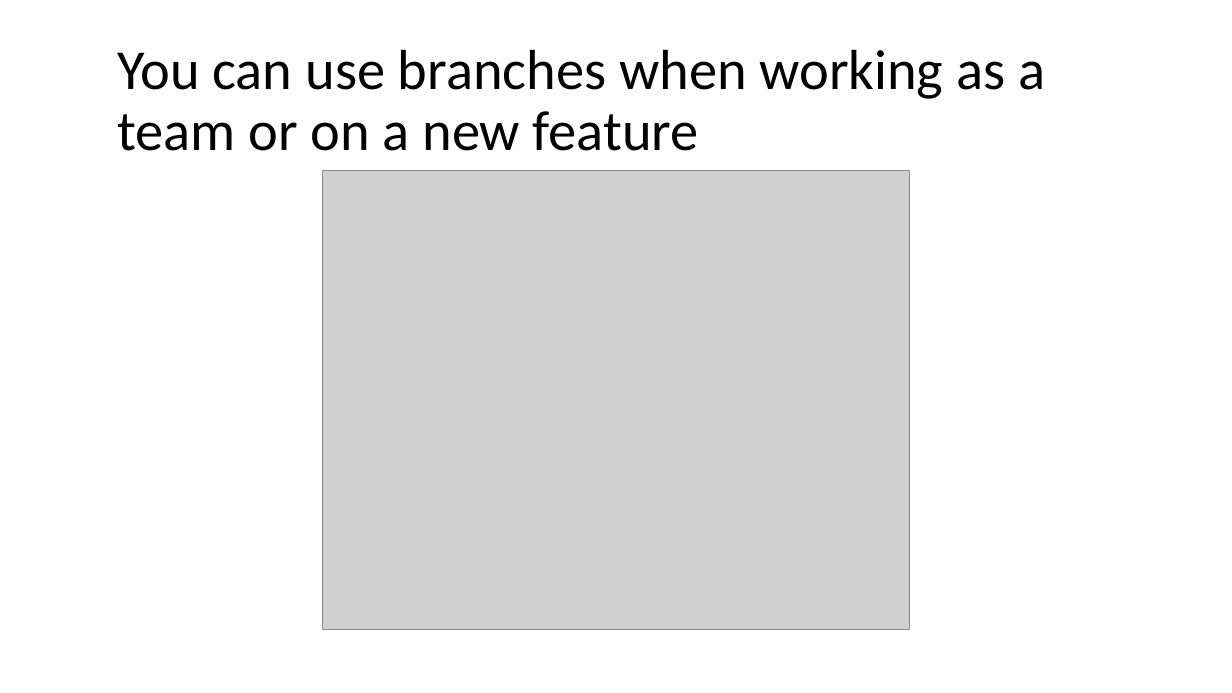
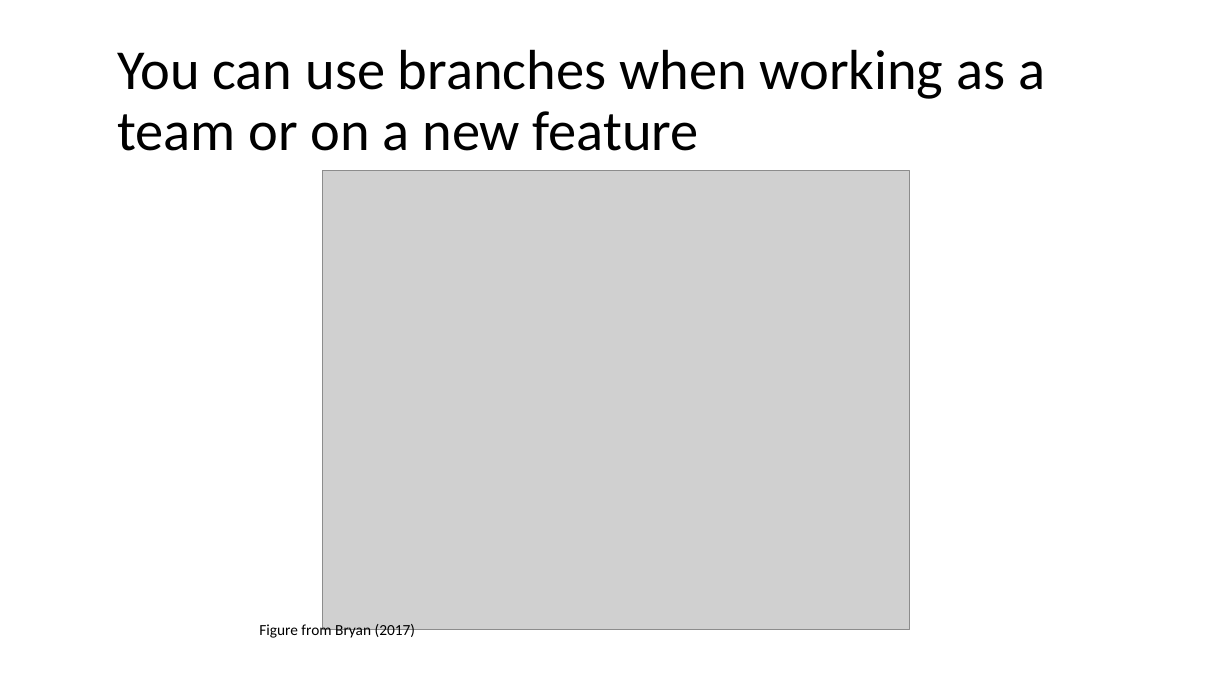
Before and after one commit to jfiksel/intro_to_git_and_github, a slide deck: slide 6 of intro_to_git_github.pptx. Drawn at 1232x693 pixels with LibreOffice and Linux fonts; fonts in the diff are those of the drawing; grey boxes stand for pictures. Boxes give left, top, right and bottom in pixels: in the first picture for what was removed or moved away, otherwise in the second. Text is boxed around its words. In the diff, an @@ line names an element or a change of style, - is before the commit and + after.

Commit message:
Made pdf of presentation

```diff
--- a/intro_to_git_github.pptx
+++ b/intro_to_git_github.pptx
@@ text added at (x1=259, y1=622, x2=416, y2=640), 12 pt, text #000000 @@
+Figure from Bryan (2017)
```
Also in this commit, not shown: 2 slides added, 2 other files.
